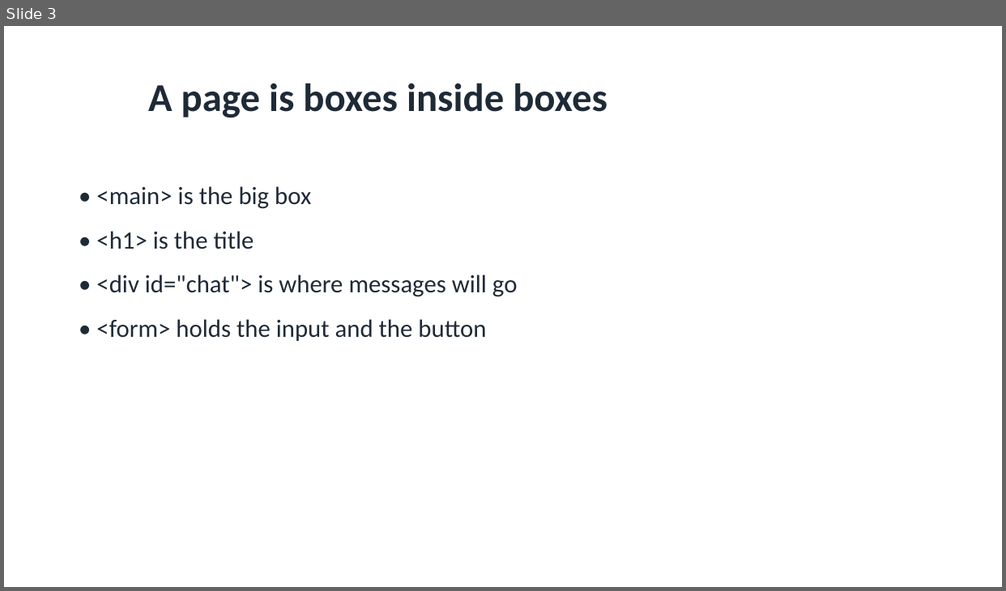
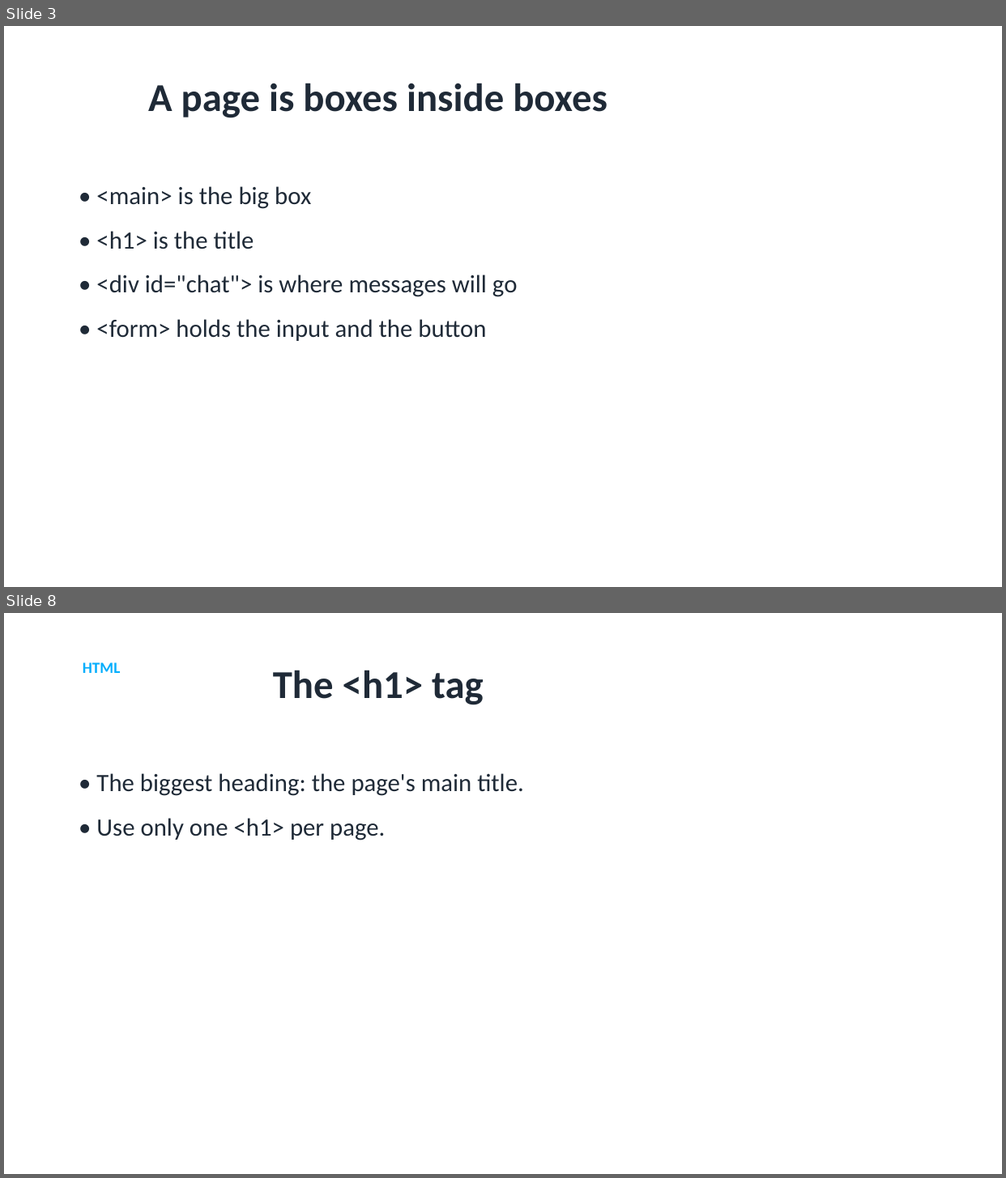
Before and after one commit to utgapps/utgapps.github.io, a slide deck: ai101/slides/week-01.pptx. Shown one above the other, each under a label of ours: slide 3 before the commit, slides 3 and 8 after it; the slides between them are not shown. The pictures are 1006x591 and 1006x1178 pixels, drawn with LibreOffice and Linux fonts; fonts in the diff are those of the drawing. Boxes give left, top, right and bottom in pixels: in the first picture for what was removed or moved away, otherwise in the second. Text is boxed around its words. In the diff, an @@ line names an element or a change of style, - is before the commit and + after.

```diff
--- a/ai101/slides/week-01.pptx
+++ b/ai101/slides/week-01.pptx
@@ slide 8 added at [4,613,1002,1174], background #FFFFFF @@
@@ text added at [83,662,121,673], 15 pt, text #01AEFD, bold @@
+HTML
@@ title added at [273,670,484,705], 38 pt, text #1F2A37, bold @@
+The <h1> tag
@@ text added at [96,773,524,841], 24 pt, text #1F2A37 @@
+• The biggest heading: the page's main title.
+• Use only one <h1> per page.
```
Also in this commit, not shown: 1 slide changed, 82 other slides added, 10 slides removed, 32 other files.
